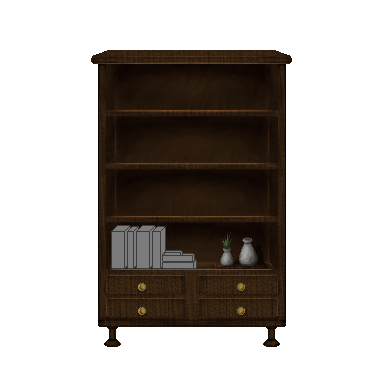
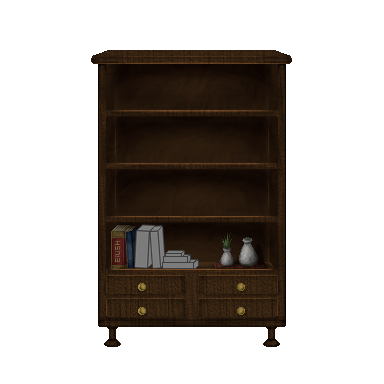
Layer changes from the first 384 x 384 image to the second:
painted on "Layer 6" over left=164, top=250, right=185, bottom=257
painted on "Layer 5 copy" over left=162, top=253, right=195, bottom=263
painted on "Layer 5" over left=163, top=259, right=199, bottom=267
painted on "Layer 4" over left=149, top=225, right=166, bottom=269
painted on "Layer 3 copy" over left=134, top=224, right=156, bottom=270
added layer "Layer 22" (addition, 79%) above "Layer 21" over left=117, top=225, right=133, bottom=268
added layer "Layer 21" (multiply, 75%) above "Layer 19" over left=122, top=224, right=144, bottom=270
added layer "Layer 19" (soft light, 80%) above "Layer 20" over left=126, top=226, right=142, bottom=270
added layer "Layer 20" above "Layer 3 copy 2" over left=127, top=227, right=135, bottom=231
painted on "Layer 3 copy 2" over left=125, top=226, right=139, bottom=270
added group "Book1" with 5 layers above "Taso 13" over left=111, top=225, right=134, bottom=270
added layer "Layer 18" (addition, 65%) in group "Book1" over left=111, top=225, right=124, bottom=270
added layer "Layer 17" (multiply, 75%) in group "Book1" over left=111, top=225, right=134, bottom=270
added layer "Layer 15" in group "Book1" over left=111, top=226, right=131, bottom=269
added layer "Layer 16" in group "Book1" over left=112, top=225, right=130, bottom=231
moved "Layer 3" into group "Book1", painted on it over left=111, top=225, right=131, bottom=270
